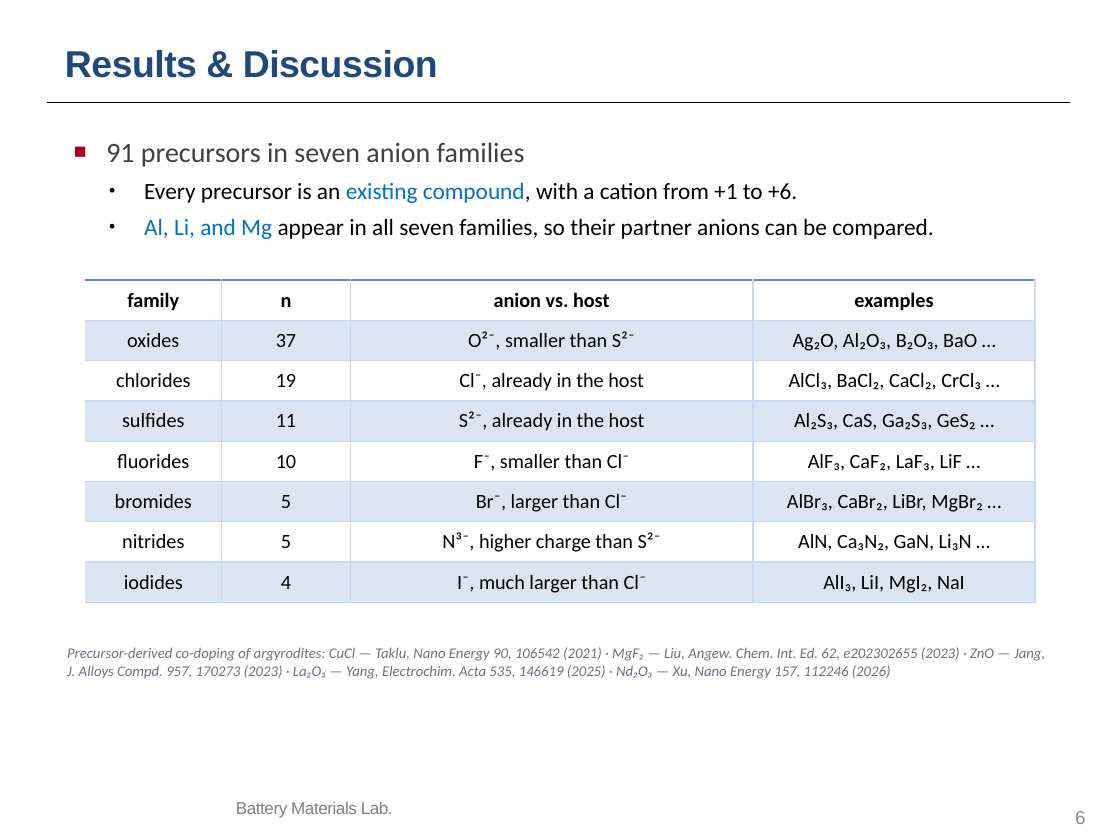
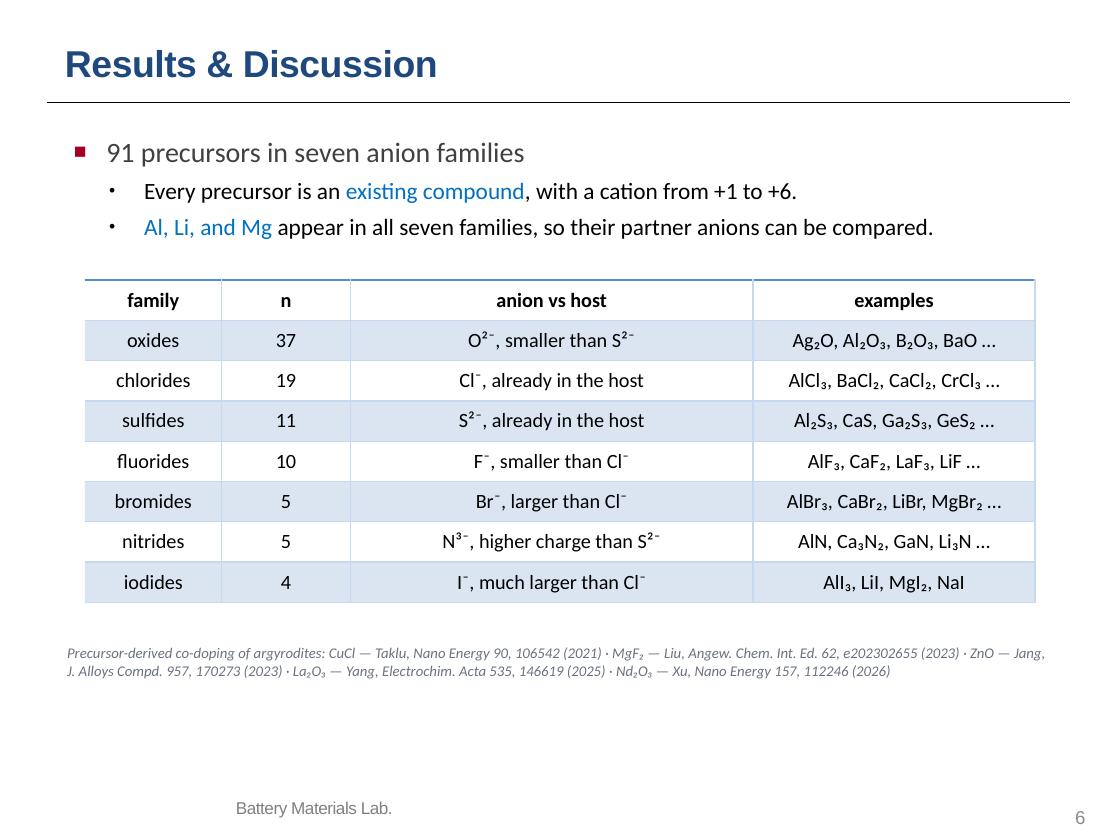
Before and after one commit to yonghoon7153-source/Yonghoon-DEM-DFT, a slide deck: slide 6 of kb/seminars/Research_Seminar_2026_10_13_cascade_progress.pptx. Drawn at 1120x840 pixels with LibreOffice and Linux fonts; fonts in the diff are those of the drawing; background and template pictures are left out. Boxes give left, top, right and bottom in pixels: in the first picture for what was removed or moved away, otherwise in the second. Text is boxed around its words. In the diff, an @@ line names an element or a change of style, - is before the commit and + after.

```diff
--- a/kb/seminars/Research_Seminar_2026_10_13_cascade_progress.pptx
+++ b/kb/seminars/Research_Seminar_2026_10_13_cascade_progress.pptx
@@ table at [85, 280, 1036, 660] @@
-row 1, column 3: anion vs. host
+row 1, column 3: anion vs host
```
Also in this commit, not shown: 9 other files.
